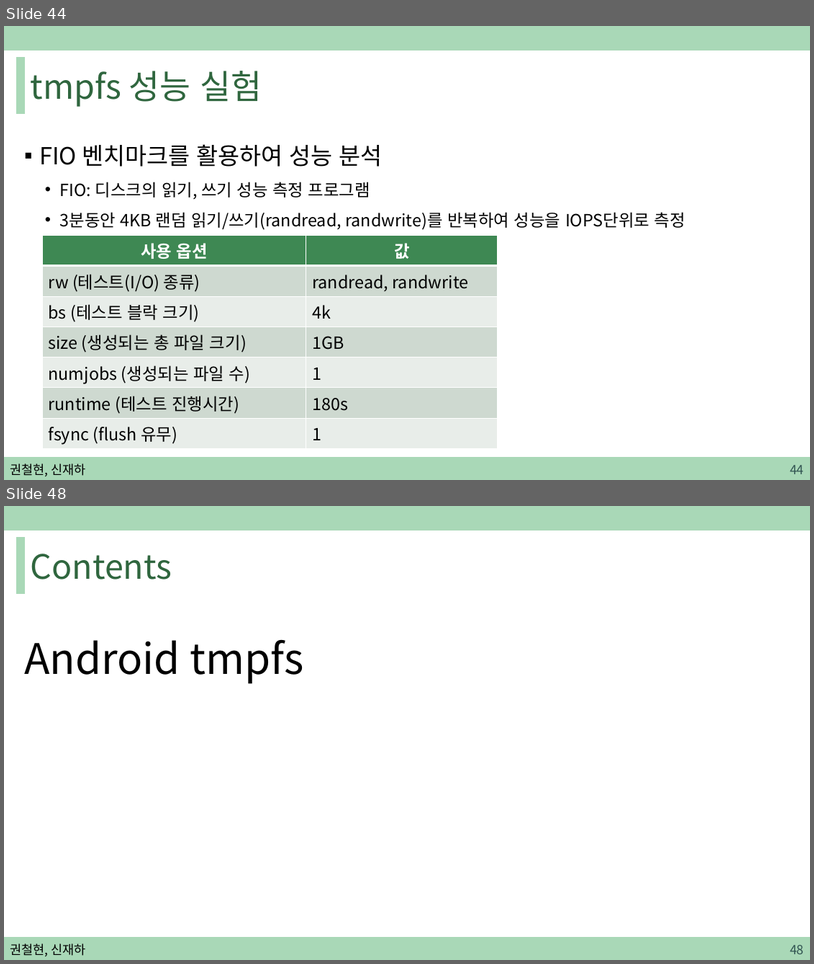
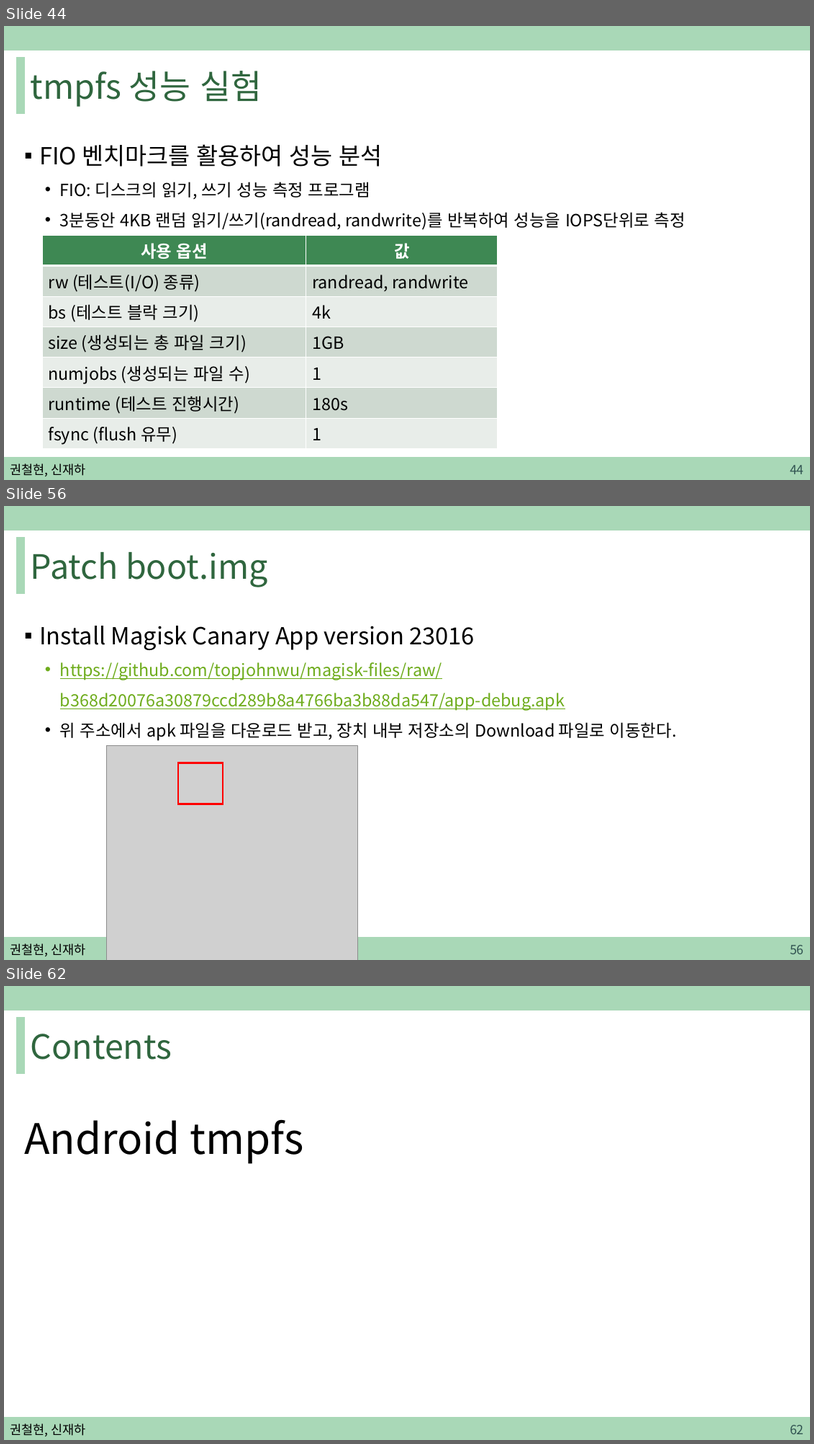
Before and after one commit to sjh4287/capston, a slide deck: 2022.02.18/권철현,신재하.pptx. Shown one above the other, each under a label of ours: slides 44 and 48 before the commit, slides 44, 56 and 62 after it; the slides between them are not shown. The pictures are 814x964 and 814x1444 pixels, drawn with LibreOffice and Linux fonts; fonts in the diff are those of the drawing; grey boxes stand for pictures. Boxes give left, top, right and bottom in pixels: in the first picture for what was removed or moved away, otherwise in the second. Text is boxed around its words. In the diff, an @@ line names an element or a change of style, - is before the commit and + after.

```diff
--- a/2022.02.18/권철현,신재하.pptx
+++ b/2022.02.18/권철현,신재하.pptx
@@ slide 56 added at (4,506,810,960), background #FFFFFF; not listed: 3 template elements that a slide beside it also shows @@
@@ title added at (31,552,268,587), 40 pt, text #2F663E @@
+Patch boot.img
@@ text added at (39,626,677,741), 20 pt, text #6EAC1C, underline @@
+▪ Install Magisk Canary App version 23016
+  • https://github.com/topjohnwu/magisk-files/raw/b368d20076a30879ccd289b8a4766ba3b88da547/app-debug.apk
+  • 위 주소에서 apk 파일을 다운로드 받고, 장치 내부 저장소의 Download 파일로 이동한다.
@@ picture added at (107,746,358,960) @@
@@ rectangle added at (178,762,223,803), outline #FF0000 2.25 pt @@
@@ text added at (10,943,85,956), 15 pt, text #000000 @@
+권철현, 신재하
@@ page number added at (790,944,804,954), 15 pt, text #305250 @@
+56
@@ what was slide 48 is now slide 62 @@
@@ page number at (790,1424,804,1434): text changed @@
-48
+62
```
Also in this commit, not shown: 3 slides changed, 16 other slides added, 1 slide removed.
